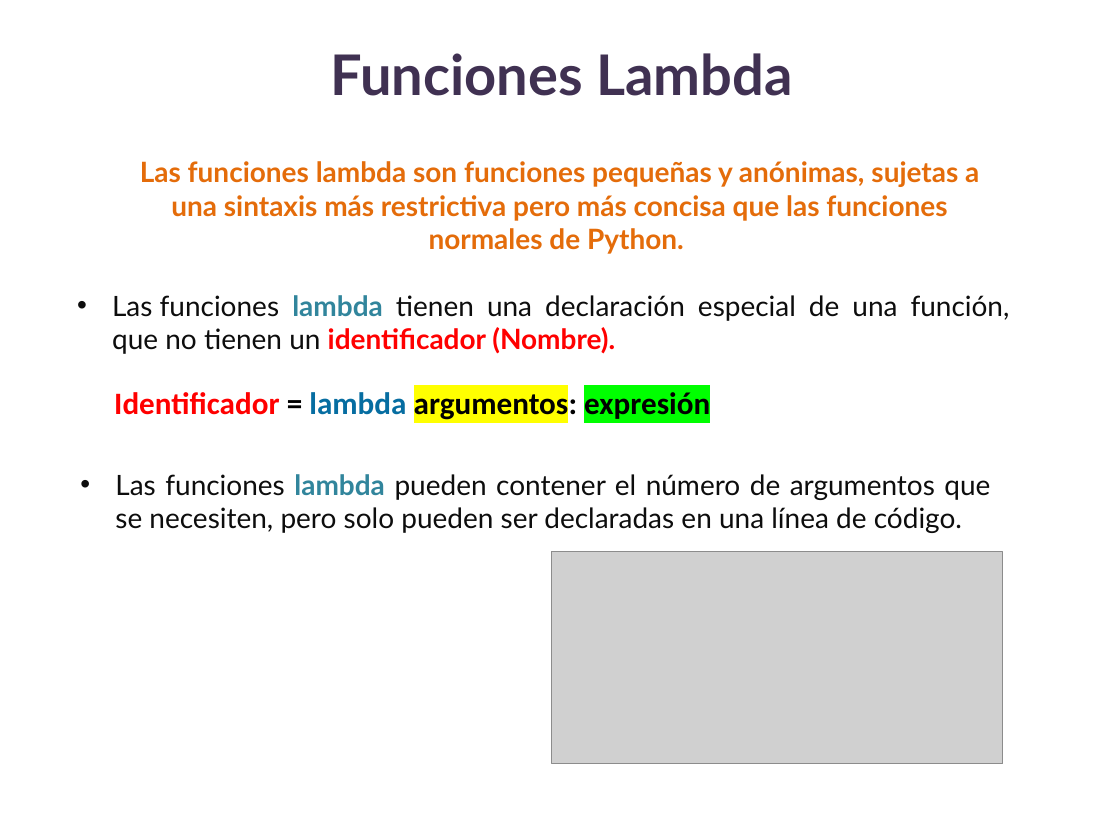
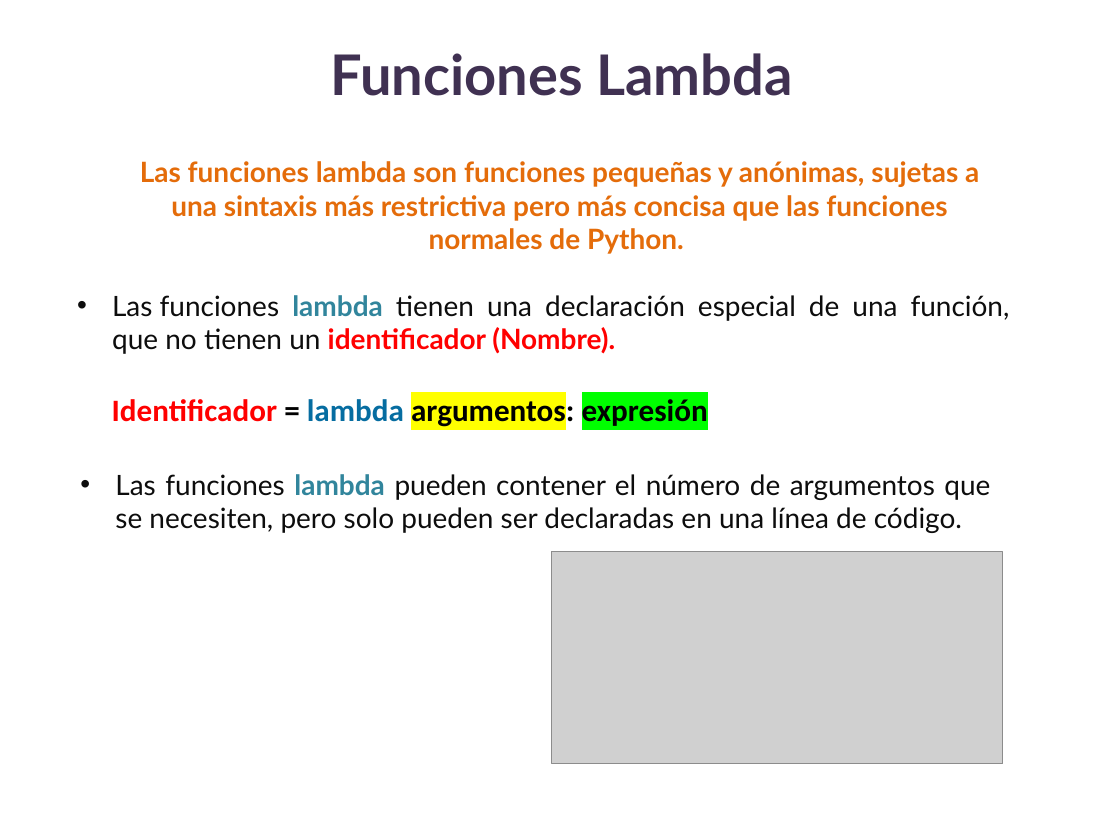
Before and after one commit to lizetheP/Analitica, a slide deck: slide 2 of CalendarioAgo25/presentaciones/11_FuncionesLambda.pptx. Drawn at 1120x840 pixels with LibreOffice and Linux fonts; fonts in the diff are those of the drawing; grey boxes stand for pictures. Boxes give left, top, right and bottom in pixels: in the first picture for what was removed or moved away, otherwise in the second. Text is boxed around its words. In the diff, an @@ line names an element or a change of style, - is before the commit and + after.

```diff
--- a/CalendarioAgo25/presentaciones/11_FuncionesLambda.pptx
+++ b/CalendarioAgo25/presentaciones/11_FuncionesLambda.pptx
@@ text "Identificador = lambda argumentos: expresión": place and size @@
-text "Identificador = lambda argumentos: expresión" at [114,388,710,422]
+text "Identificador = lambda argumentos: expresión" at [112,394,708,428]
```
Also in this commit, not shown: 2 other files.
